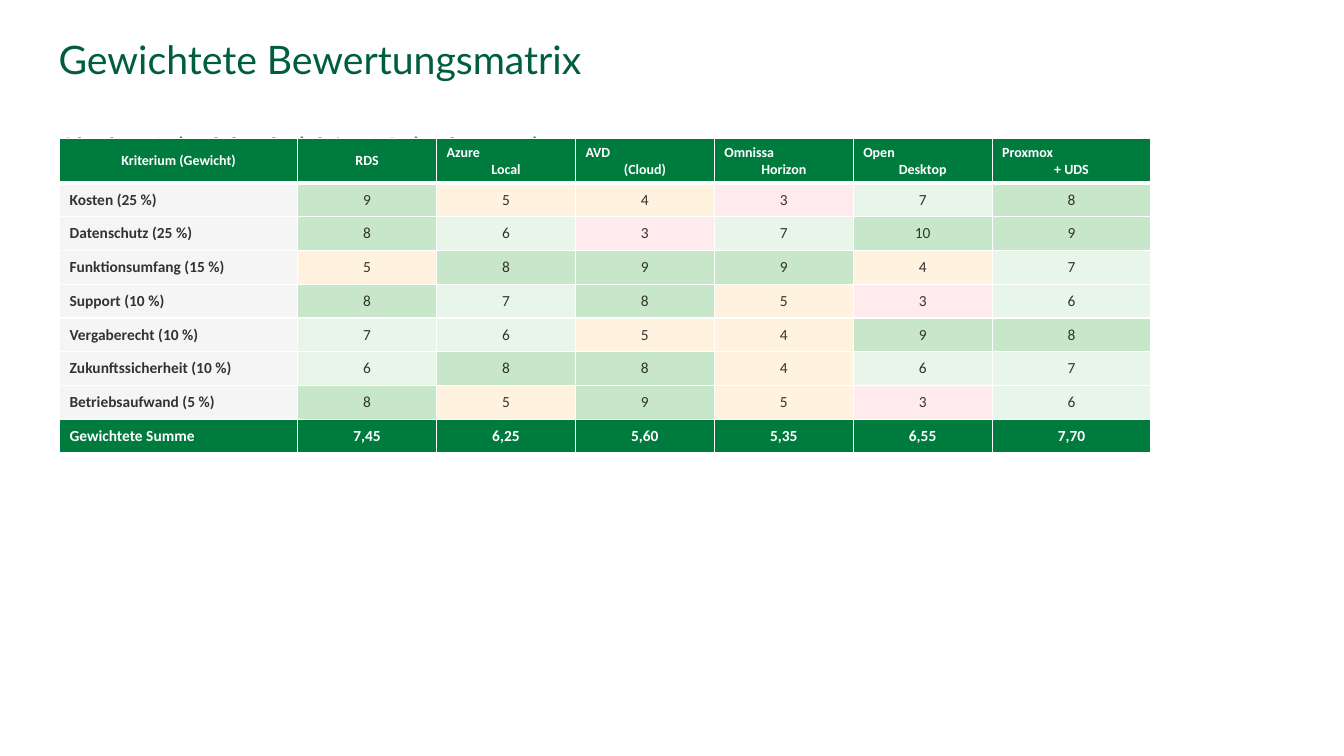
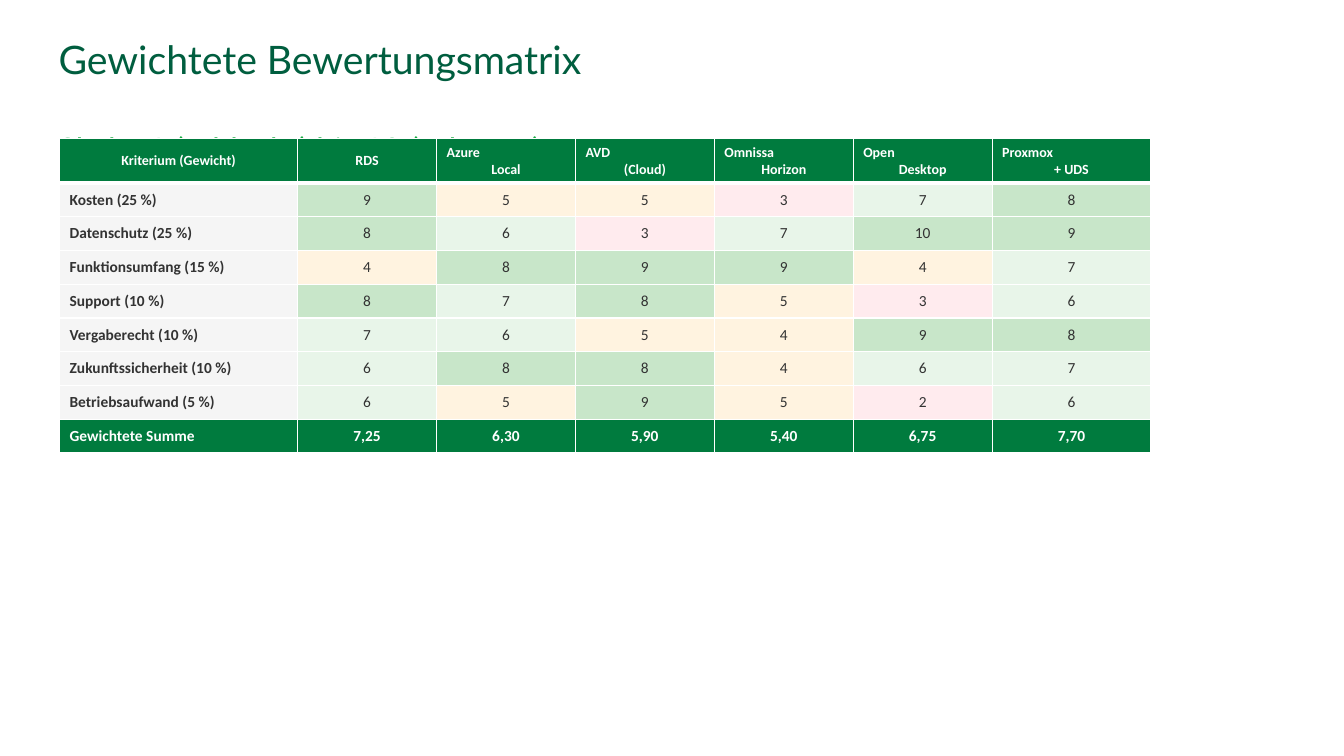
Before and after one commit to stefanbuell-wq/vdi-validation, a slide deck: slide 22 of docs/VDI-Vergleichsanalyse.pptx. Drawn at 1344x756 pixels with LibreOffice and Linux fonts; fonts in the diff are those of the drawing; background and template pictures are left out. Boxes give left, top, right and bottom in pixels: in the first picture for what was removed or moved away, otherwise in the second. Text is boxed around its words. In the diff, an @@ line names an element or a change of style, - is before the commit and + after.

```diff
--- a/docs/VDI-Vergleichsanalyse.pptx
+++ b/docs/VDI-Vergleichsanalyse.pptx
@@ table at [59,139,1151,447] @@
-row 2, column 4: 4
+row 2, column 4: 5
-row 4, column 2: 5
+row 4, column 2: 4
-row 8, column 2: 8
+row 8, column 2: 6
-row 8, column 6: 3
+row 8, column 6: 2
-row 9: Gewichtete Summe | 7,45 | 6,25 | 5,60 | 5,35 | 6,55 | 7,70
+row 9: Gewichtete Summe | 7,25 | 6,30 | 5,90 | 5,40 | 6,75 | 7,70
@@ fill #C8E6C9 to #E8F5E9 in row 8, column 2 @@
```
Also in this commit, not shown: 12 other slides changed, 1 other file.
